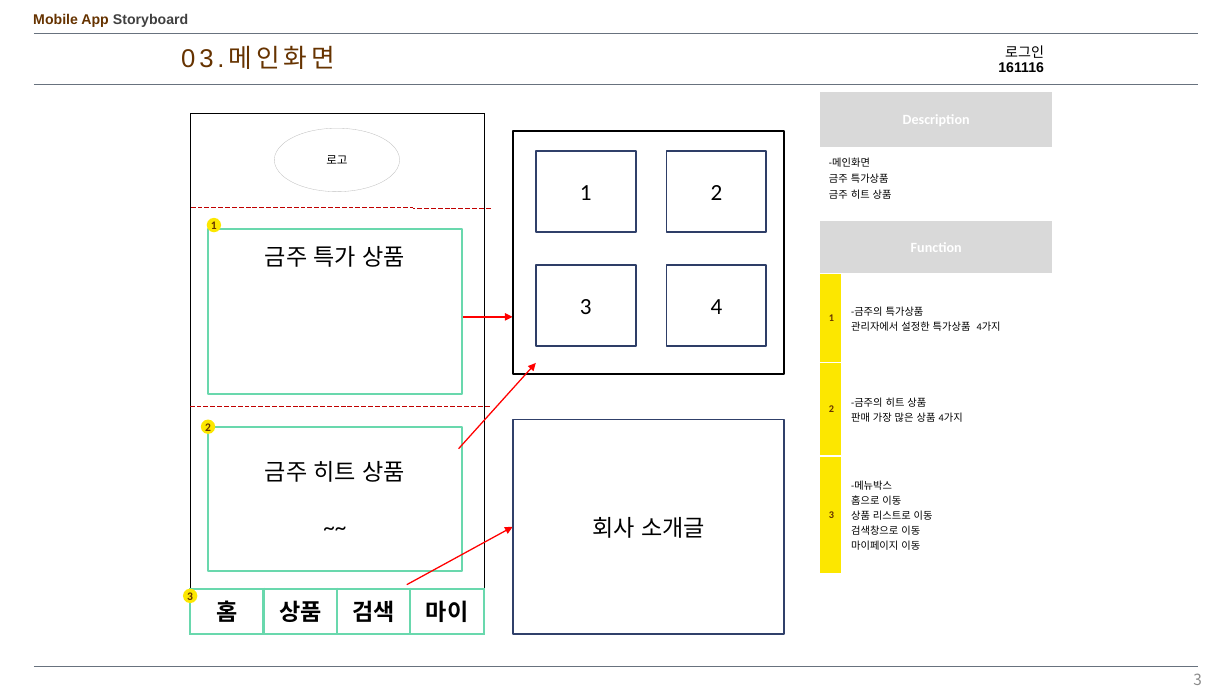
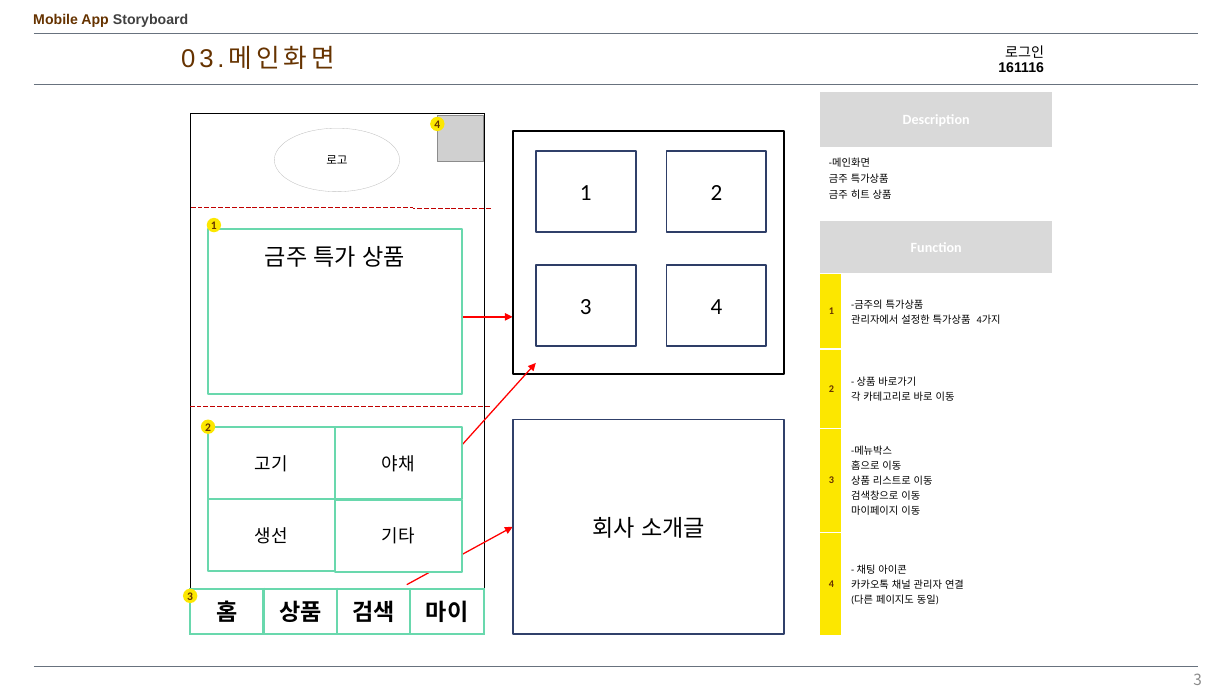
Before and after one commit to kangheechoul/document, a slide deck: slide 3 of 프레젠테이션 1.pptx. Drawn at 1232x693 pixels with LibreOffice and Linux fonts; fonts in the diff are those of the drawing; grey boxes stand for pictures. Boxes give left, top, right and bottom in pixels: in the first picture for what was removed or moved away, otherwise in the second. Text is boxed around its words. In the diff, an @@ line names an element or a change of style, - is before the commit and + after.

Commit message:
메인 화면 분할 / 채팅 아이콘 추가

```diff
--- a/프레젠테이션 1.pptx
+++ b/프레젠테이션 1.pptx
@@ ellipse added at <box>431,116,445,131</box>, fill #FCE700, 9 pt, text #663300, bold @@
+4
@@ picture added at <box>437,116,483,162</box> @@
@@ table at <box>820,91,1053,636</box> @@
-row 5, column 2: -금주의 히트 상품 / 판매 가장 많은 상품 4가지
+row 5, column 2: - 상품 바로가기 / 각 카테고리로 바로 이동
+row 7: 4 | - 채팅 아이콘 / 카카오톡 채널 관리자 연결 / (다른 페이지도 동일)
@@ rectangle "고기": place and size @@
-rectangle "고기" at <box>208,427,462,571</box>
+rectangle "고기" at <box>208,427,335,499</box>
@@ rectangle added at <box>335,427,462,499</box>, fill #FFFFFF, outline #69D8AD 1.5 pt, 14 pt, text #000000 @@
+야채
@@ text in rectangle at <box>255,455,288,472</box>: text changed; size 18 to 14 pt @@
-금주 히트 상품
-~~
+고기
@@ rectangle added at <box>208,499,335,571</box>, fill #FFFFFF, outline #69D8AD 1.5 pt, 14 pt, text #000000 @@
+생선
@@ rectangle added at <box>335,500,462,572</box>, fill #FFFFFF, outline #69D8AD 1.5 pt, 14 pt, text #000000 @@
+기타
```
Also in this commit, not shown: 14 other slides changed.
